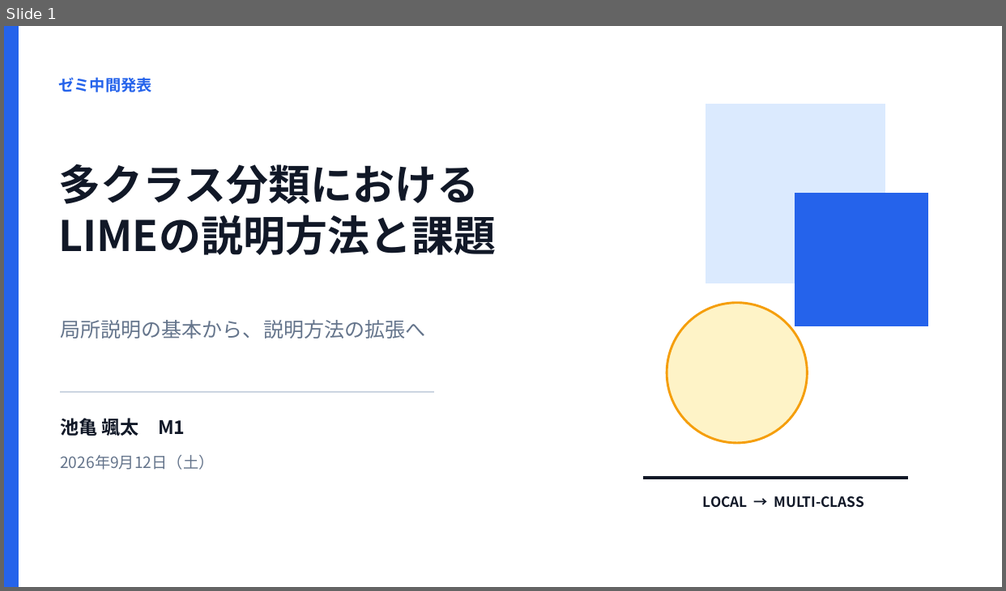
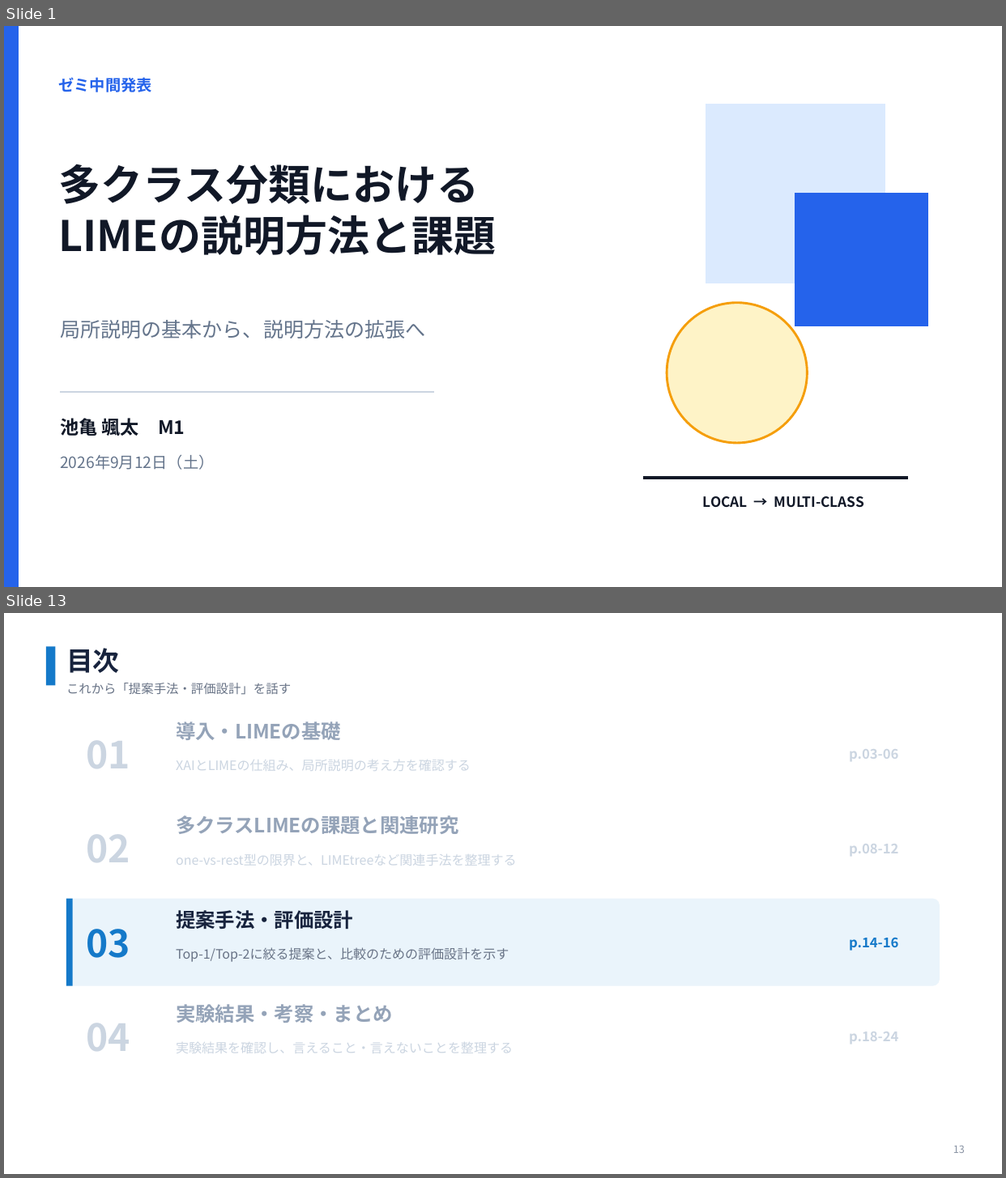
Before and after one commit to SoutaIkegame/Multi-Class-LIME-v2, a slide deck: pptx/MIDTERM_PRESENTATION_WITH_RESULTS_V2_2026-09-09.pptx. Shown one above the other, each under a label of ours: slide 1 before the commit, slides 1 and 13 after it; the slides between them are not shown. The pictures are 1006x591 and 1006x1178 pixels, drawn with LibreOffice and Linux fonts; fonts in the diff are those of the drawing. Boxes give left, top, right and bottom in pixels: in the first picture for what was removed or moved away, otherwise in the second. Text is boxed around its words. In the diff, an @@ line names an element or a change of style, - is before the commit and + after.

```diff
--- a/pptx/MIDTERM_PRESENTATION_WITH_RESULTS_V2_2026-09-09.pptx
+++ b/pptx/MIDTERM_PRESENTATION_WITH_RESULTS_V2_2026-09-09.pptx
@@ slide 13 added at [4, 613, 1002, 1174], background #FFFFFF @@
@@ rectangle added at [46, 647, 55, 686], fill #1479C9 @@
@@ text added at [66, 648, 120, 673], 25.5 pt, text #17233D, bold @@
+目次
@@ text added at [66, 683, 291, 695], 12 pt, text #687386 @@
+これから「提案手法・評価設計」を話す
@@ text added at [176, 722, 341, 740], 19 pt, text #94A3B8, bold @@
+導入・LIMEの基礎
@@ text added at [86, 740, 130, 769], 36 pt, text #CBD5E1, bold @@
+01
@@ text added at [849, 749, 898, 761], 13 pt, text #CBD5E1, bold @@
+p.03-06
@@ text added at [176, 760, 471, 771], 12.5 pt, text #CBD5E1 @@
+XAIとLIMEの仕組み、局所説明の考え方を確認する
@@ text added at [176, 815, 458, 834], 19 pt, text #94A3B8, bold @@
+多クラスLIMEの課題と関連研究
@@ text added at [86, 834, 130, 862], 36 pt, text #CBD5E1, bold @@
+02
@@ text added at [176, 854, 516, 866], 12.5 pt, text #CBD5E1 @@
+one-vs-rest型の限界と、LIMEtreeなど関連手法を整理する
@@ text added at [849, 844, 898, 856], 13 pt, text #CBD5E1, bold @@
+p.08-12
@@ rounded rectangle added at [66, 899, 940, 986], fill #EAF4FB @@
@@ rectangle added at [66, 899, 72, 986], fill #1479C9 @@
@@ text added at [176, 910, 353, 929], 19 pt, text #17233D, bold @@
+提案手法・評価設計
@@ text added at [86, 929, 130, 958], 36 pt, text #1479C9, bold @@
+03
@@ text added at [176, 948, 509, 962], 12.5 pt, text #687386 @@
+Top-1/Top-2に絞る提案と、比較のための評価設計を示す
@@ text added at [849, 937, 898, 951], 13 pt, text #1479C9, bold @@
+p.14-16
@@ text added at [86, 1023, 130, 1051], 36 pt, text #CBD5E1, bold @@
+04
@@ text added at [176, 1004, 393, 1023], 19 pt, text #94A3B8, bold @@
+実験結果・考察・まとめ
@@ text added at [176, 1042, 513, 1054], 12.5 pt, text #CBD5E1 @@
+実験結果を確認し、言えること・言えないことを整理する
@@ text added at [849, 1032, 898, 1044], 13 pt, text #CBD5E1, bold @@
+p.18-24
@@ text added at [953, 1146, 965, 1153], 9.8 pt, text #8993A4 @@
+13
```
Also in this commit, not shown: 17 slides changed, 5 other slides added, 1 slide removed, 2 other files.
